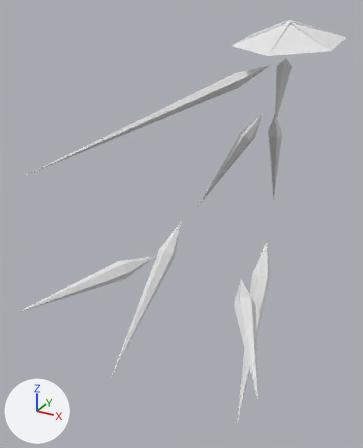
A saved change to the Blender file Enemies/ClarityDressShards.blend.
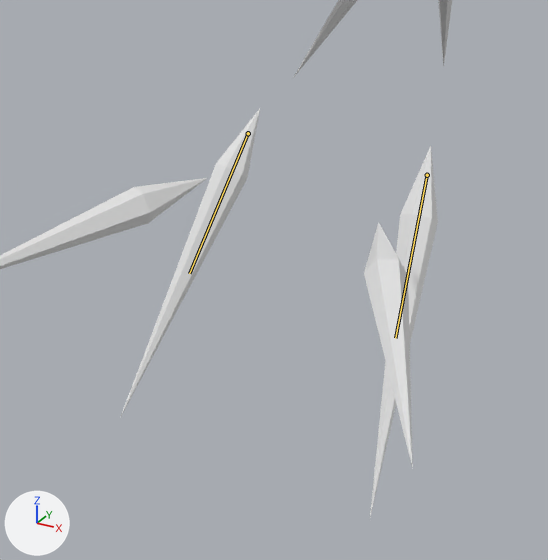
Old and new are each drawn whole from a camera (50 mm lens) standing at (20.4, -62.3, 17.3) and looking at (-8.3, -10.1, -8.8) and again close up on the part from 14% to 90% of the width and 37% to 100% of the height. Lighting does not change. The marker at lower left points along +X, +Y and +Z. The first two pictures are the older version. Both versions are drawn at frame 135 of the action 'QuadShardSequence1'; the numbers are the values there. The bones that change are drawn over the model as lines in the close-ups.

In view in the first close-up: 'BackRight', 'FrontLeft', 'FrontRight', 'MiddleLeft', 'MiddleRight' and 1 more.
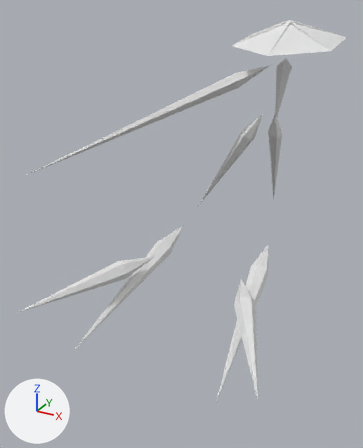
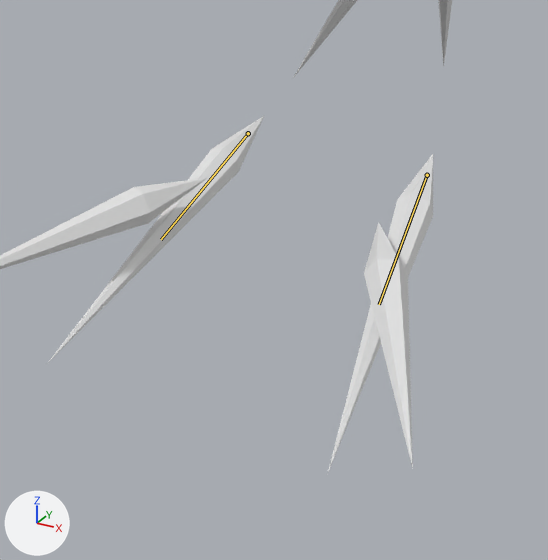
The edits, one by one:
Bone 'Middle.L' (bone_middle_l) turns from (39, -1, -24) to (69, 3, -23) degrees about its own x, y and z.
Bone 'Middle.R' (bone_middle_r) turns from (39, 1, 24) to (69, -3, 23) degrees about its own x, y and z.

Where the change shows, as pixel boxes (x1, y1, x2, y2) in the close-ups (548 x 560 px):
'MiddleLeft', posed (53% wider, 21% shorter)
    before: (120, 109, 260, 418)
    after: (49, 116, 264, 361)
'MiddleRight', posed (54% wider, 14% shorter)
    before: (370, 146, 438, 517)
    after: (328, 154, 433, 472)
bone 'Middle.L', root to tip
    before: (248, 133) to (189, 273)
    after: (248, 133) to (161, 239)
bone 'Middle.R', root to tip
    before: (427, 175) to (395, 338)
    after: (427, 175) to (379, 304)
